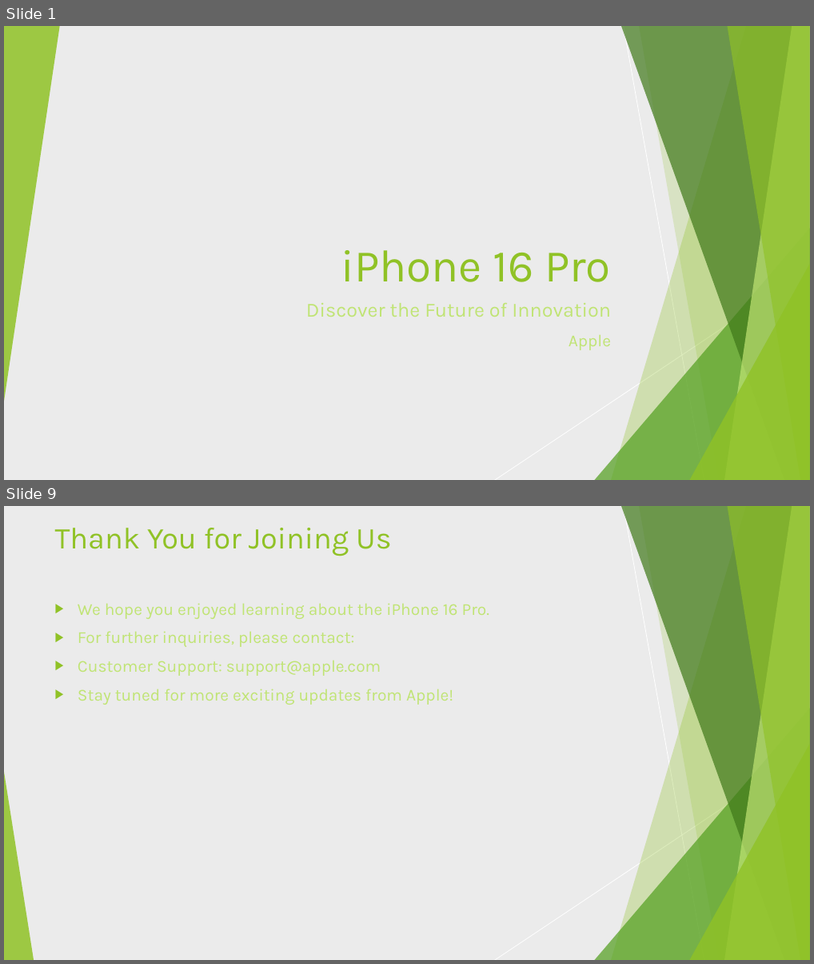
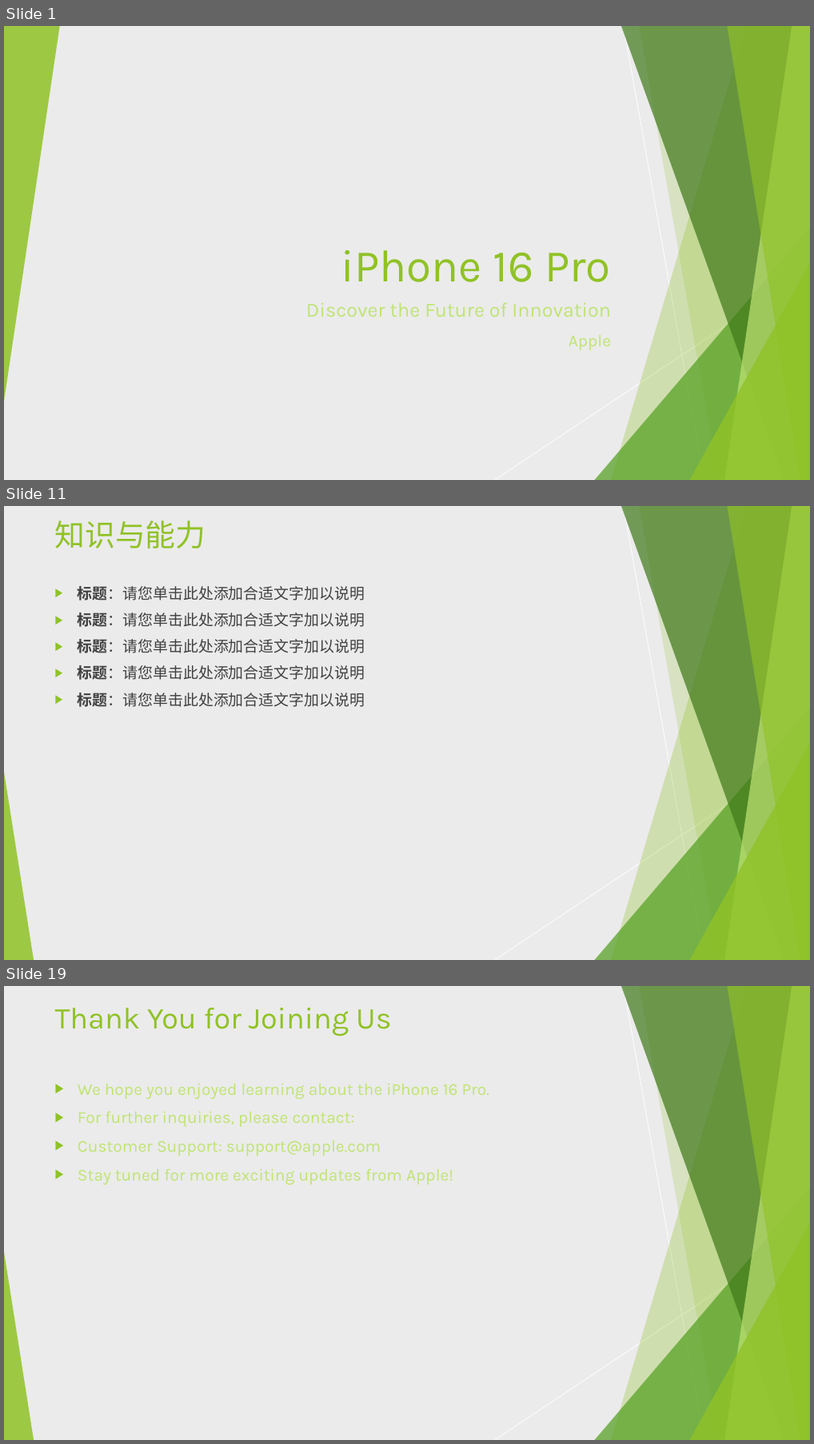
Before and after one commit to AlanHootman/ppt_assistant, a slide deck: scripts/init_data/ppt_analysis/2/Iphone16Pro.pptx. Shown one above the other, each under a label of ours: slides 1 and 9 before the commit, slides 1, 11 and 19 after it; the slides between them are not shown. The pictures are 814x964 and 814x1444 pixels, drawn with LibreOffice and Linux fonts; fonts in the diff are those of the drawing. Boxes give left, top, right and bottom in pixels: in the first picture for what was removed or moved away, otherwise in the second. Text is boxed around its words. In the diff, an @@ line names an element or a change of style, - is before the commit and + after.

```diff
--- a/scripts/init_data/ppt_analysis/2/Iphone16Pro.pptx
+++ b/scripts/init_data/ppt_analysis/2/Iphone16Pro.pptx
@@ slide 11 added at bbox=[4, 506, 810, 960], background #FFFFFF; not listed: 10 template elements that a slide beside it also shows @@
@@ title added at bbox=[55, 520, 206, 548], 36 pt, text none @@
+知识与能力
@@ text added at bbox=[78, 586, 365, 707], 18 pt, text none @@
+▶ 标题：请您单击此处添加合适文字加以说明
+▶ 标题：请您单击此处添加合适文字加以说明
+▶ 标题：请您单击此处添加合适文字加以说明
+▶ 标题：请您单击此处添加合适文字加以说明
+▶ 标题：请您单击此处添加合适文字加以说明
@@ what was slide 9 is now slide 19 @@
```
Also in this commit, not shown: 16 other slides added, 7 slides removed, 1 other file.
